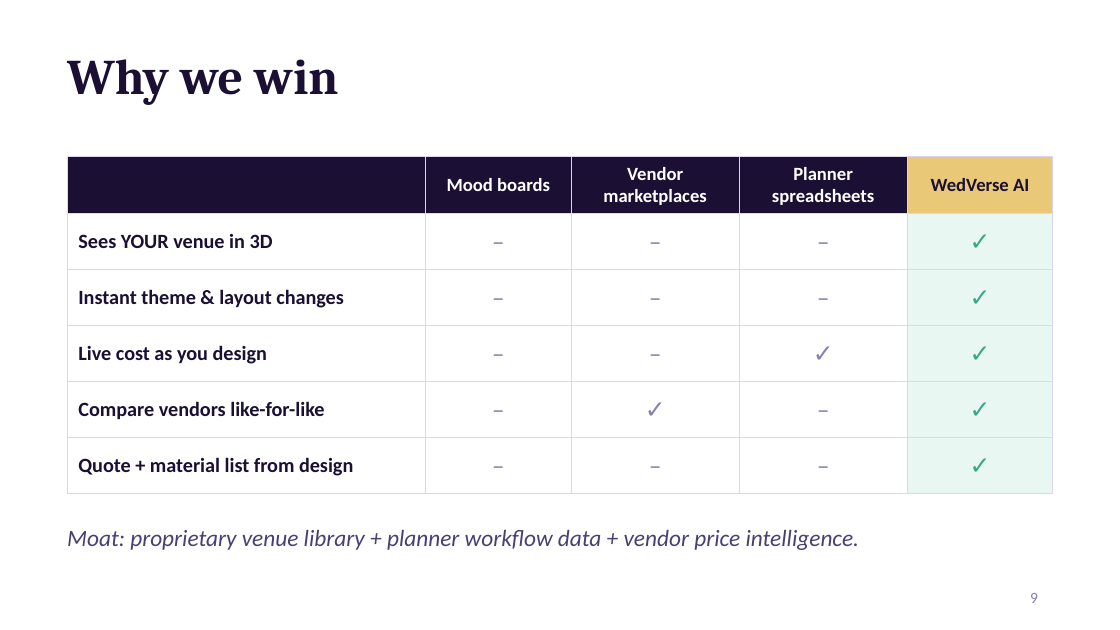
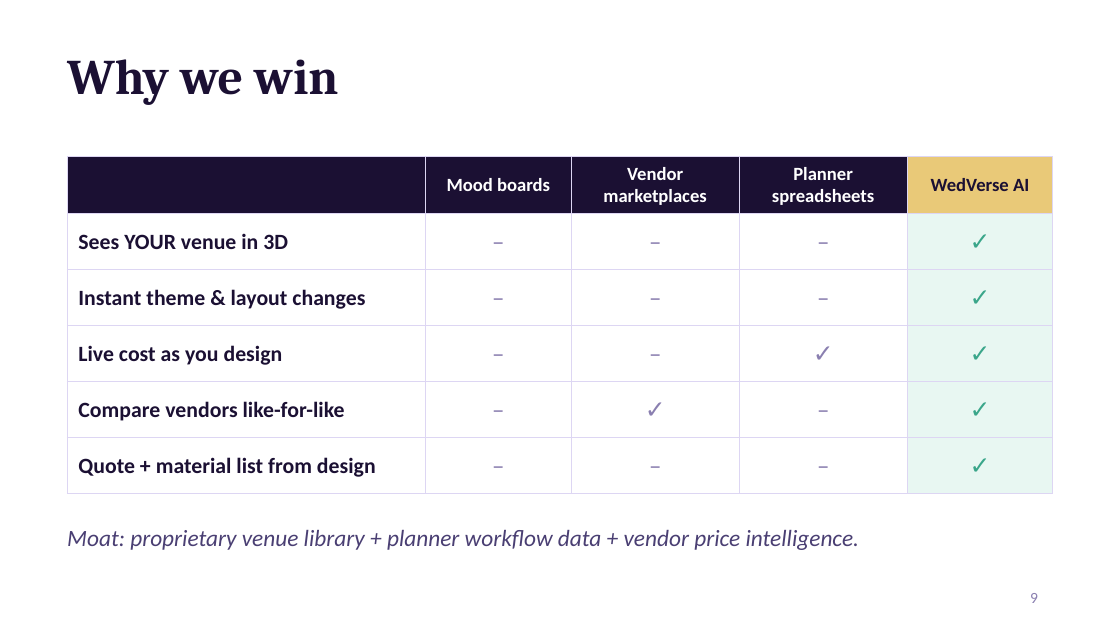
Before and after one commit to vaibhavdave/weddingplanner, a slide deck: slide 9 of pitch/WedVerse_AI_Shark_Tank_Pitch.pptx. Drawn at 1120x630 pixels with LibreOffice and Linux fonts; fonts in the diff are those of the drawing; background and template pictures are left out. Boxes give left, top, right and bottom in pixels: in the first picture for what was removed or moved away, otherwise in the second. Text is boxed around its words. In the diff, an @@ line names an element or a change of style, - is before the commit and + after.

```diff
--- a/pitch/WedVerse_AI_Shark_Tank_Pitch.pptx
+++ b/pitch/WedVerse_AI_Shark_Tank_Pitch.pptx
@@ table at (x1=67, y1=157, x2=1053, y2=481) @@
@@ size 13 to 14 pt in "Sees YOUR venue in 3D", "Instant theme & layout changes", "Live cost as you design", "Compare vendors like-for-like" and 1 more places @@
```
Also in this commit, not shown: 6 other slides changed, 1 slide added, 1 slide removed, 4 other files.
